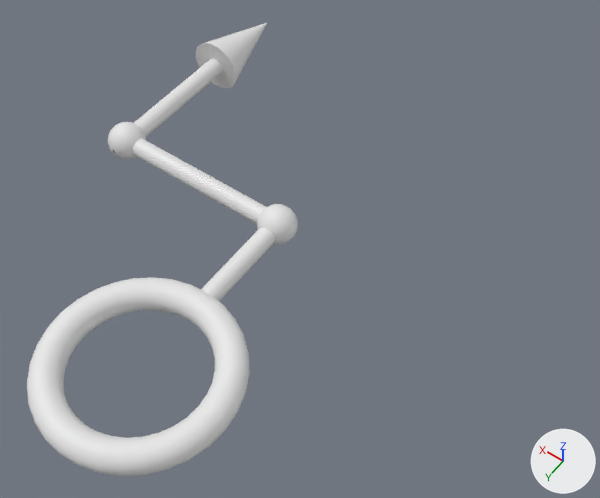
The OBJ model Assets/Modules/Azure/Assets/Arrows/Arrow-020.obj, before and after one commit.
Rendered twice from a 50 mm lens placed at (-1.61, 1.07, 3.15), pointed at (-0.17, -0.96, -0.03). Every picture has the same lights, and +X, +Y and +Z are marked at lower right. Where no turn or scale is listed for an object, it has been applied to the vertices. Vertices at the same position are counted once.

Names of what the first picture shows: 'Arrow-020'.
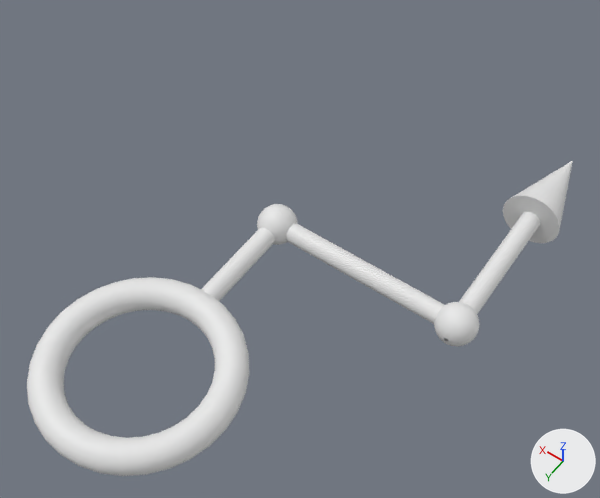
Changed parts and their boxes (x1, y1, x2, y2) in the pictures (600 x 498 px; the box of a moved part takes in the faces that stretch with it):
'Arrow-020', reshaped (101% wider, 30% shorter)
    before: (27, 23, 298, 476)
    after: (27, 161, 573, 476)
part 1 of me_arrow_020, moved or reshaped
    before: (196, 23, 267, 88)
    after: (503, 161, 573, 243)
part 2 of me_arrow_020, added
    after: (434, 302, 480, 347)
part 3 of me_arrow_020, deleted
    before: (108, 122, 146, 159)
part 4 of me_arrow_020, moved or reshaped
    before: (132, 59, 266, 224)
    after: (286, 212, 540, 324)

What the commit changed:
me_arrow_020 is used by ob_arrow_020; location (0.0, 0.0, 0.0).
me_arrow_020 had 3281 vertices, 3143 faces and spanned x -0.47..1.15, y -2.25..0.47, z -0.15..0.15.
me_arrow_020 now has 3280 vertices, 3143 faces and spans x -1.15..0.47, y -2.25..0.47, z -0.15..0.15.
me_arrow_020 part 1: the loose piece of 33 vertices spanning x 0.85..1.15, y -2.25..-1.75, z -0.15..0.15 is turned -180 degrees about the y axis through the mesh origin.
me_arrow_020 part 2: a new loose piece of 1009 vertices spanning x -1.1..-0.9, y -1.1..-0.9, z -0.1..0.1.
me_arrow_020 part 3: the loose piece of 1010 vertices spanning x 0.9..1.1, y -1.1..-0.9, z -0.1..0.1 is deleted.
Part 4, on me_arrow_020:
94 vertices are removed from x 0.95..1.05, y -2.0..-0.95, z -0.05..0.05.
140 faces are deleted.
4 vertices move within x -0.02..0.02, y -1.1..-0.9, z 0.0.
32 vertices are added at x -1.05..-0.95, y -2.0, z -0.05..0.05.
32 new vertices lie (-1.0, 0.0, 0.0) away from vertices in x 0.0, y -1.05..-0.95, z -0.05..0.05.
30 new vertices lie (0.0, 1.0, 0.0) away from vertices in x -1.05..-0.95, y -2.0, z -0.05..0.05.
140 new faces join them.
